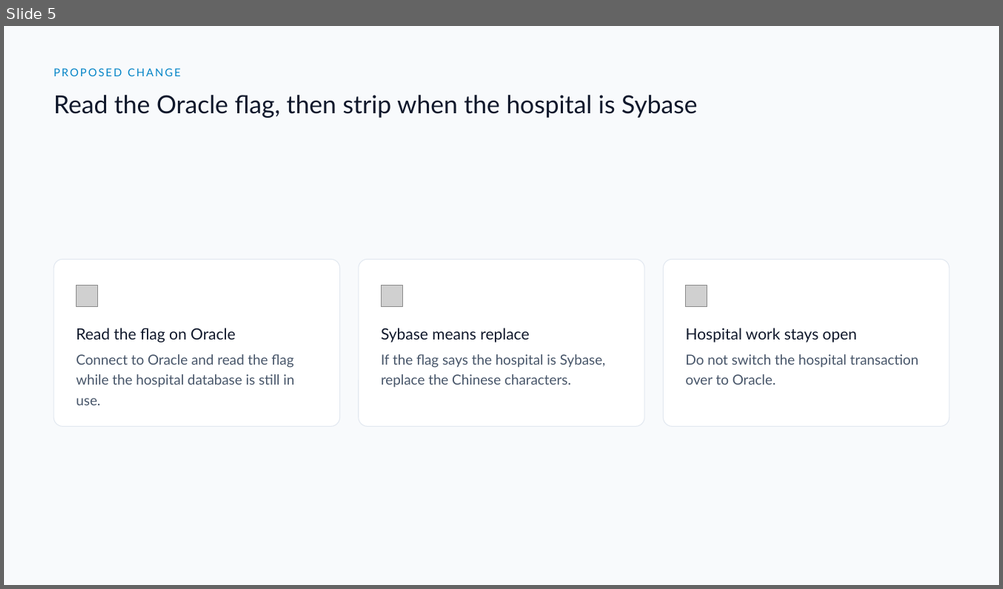
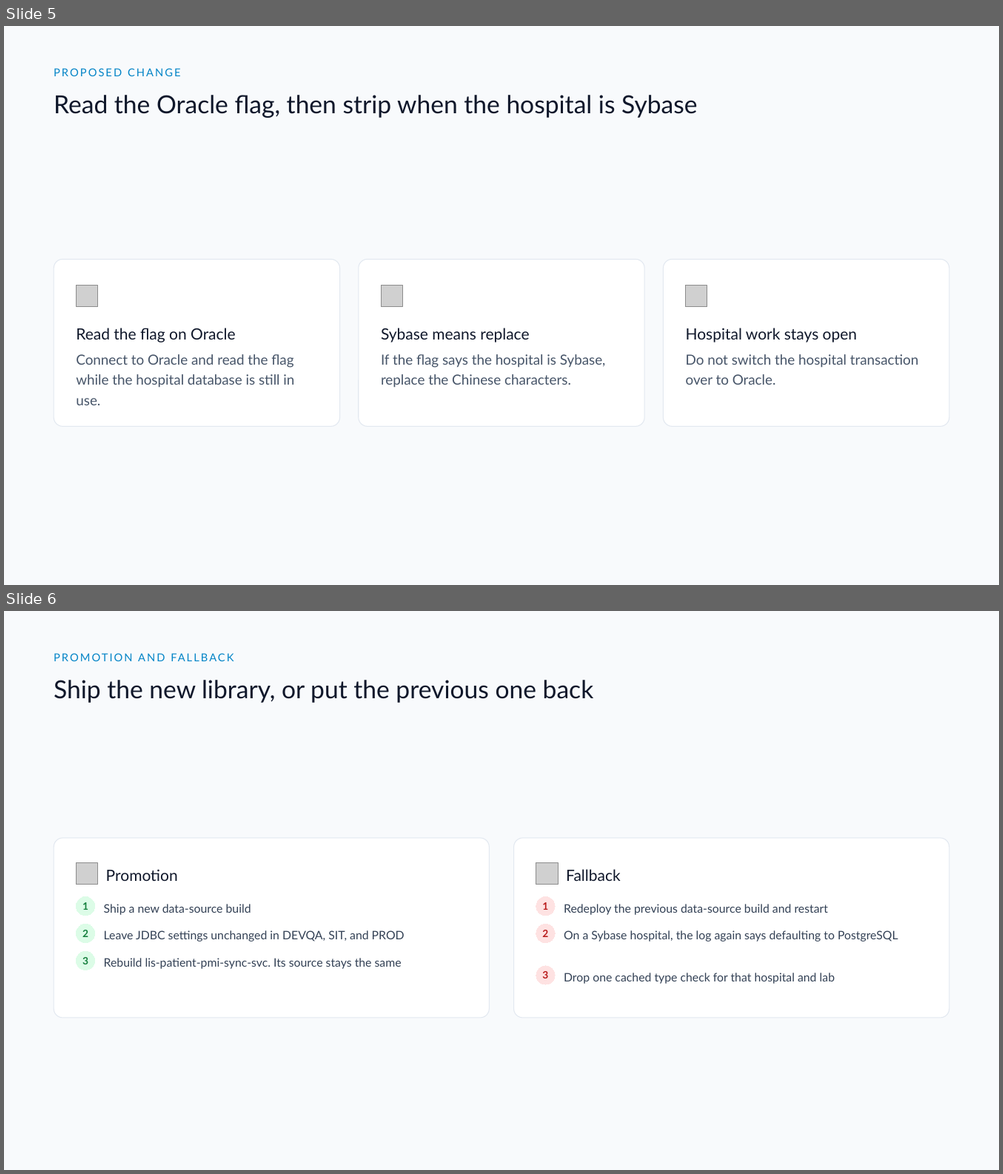
Before and after one commit to DragonChong/HA-Notes, a slide deck: SDLC/Projects/TMP-oracle-route-lookup — Oracle route lookup/assets/Oracle route lookup.pptx. Shown one above the other, each under a label of ours: slide 5 before the commit, slides 5 and 6 after it. The pictures are 1003x589 and 1003x1174 pixels, drawn with LibreOffice and Linux fonts; fonts in the diff are those of the drawing; grey boxes stand for pictures. Boxes give left, top, right and bottom in pixels: in the first picture for what was removed or moved away, otherwise in the second. Text is boxed around its words. In the diff, an @@ line names an element or a change of style, - is before the commit and + after.

```diff
--- a/SDLC/Projects/TMP-oracle-route-lookup — Oracle route lookup/assets/Oracle route lookup.pptx
+++ b/SDLC/Projects/TMP-oracle-route-lookup — Oracle route lookup/assets/Oracle route lookup.pptx
@@ slide 6 added at (4, 611, 999, 1170), background #F8FAFC @@
@@ text added at (54, 648, 949, 667), 10.5 pt, text #0284C7 @@
+PROMOTION AND FALLBACK
@@ text added at (54, 680, 594, 703), 24 pt, text #0F172A @@
+Ship the new library, or put the previous one back
@@ rounded rectangle added at (54, 838, 489, 1017), fill #FFFFFF, outline #E2E8F0 0.75 pt @@
@@ rounded rectangle added at (514, 838, 948, 1017), fill #FFFFFF, outline #E2E8F0 0.75 pt @@
@@ picture added at (77, 863, 98, 885) @@
@@ text added at (106, 869, 178, 881), 15 pt, text #0F172A @@
+Promotion
@@ picture added at (536, 863, 558, 885) @@
@@ text added at (566, 869, 620, 881), 15 pt, text #0F172A @@
+Fallback
@@ ellipse added at (77, 897, 95, 915), fill #DCFCE7, outline #DCFCE7 0.75 pt, 9.8 pt, text #15803D, bold @@
+1
@@ ellipse added at (536, 897, 555, 915), fill #FEE2E2, outline #FEE2E2 0.75 pt, 9.8 pt, text #B91C1C, bold @@
+1
@@ text added at (104, 904, 251, 915), 11.2 pt, text #334155 @@
+Ship a new data-source build
@@ text added at (563, 904, 828, 915), 11.2 pt, text #334155 @@
+Redeploy the previous data-source build and restart
@@ ellipse added at (77, 924, 95, 943), fill #DCFCE7, outline #DCFCE7 0.75 pt, 9.8 pt, text #15803D, bold @@
+2
@@ text added at (104, 931, 404, 942), 11.2 pt, text #334155 @@
+Leave JDBC settings unchanged in DEVQA, SIT, and PROD
@@ ellipse added at (536, 924, 555, 943), fill #FEE2E2, outline #FEE2E2 0.75 pt, 9.8 pt, text #B91C1C, bold @@
+2
@@ text added at (563, 931, 898, 942), 11.2 pt, text #334155 @@
+On a Sybase hospital, the log again says defaulting to PostgreSQL
@@ ellipse added at (77, 952, 95, 971), fill #DCFCE7, outline #DCFCE7 0.75 pt, 9.8 pt, text #15803D, bold @@
+3
@@ text added at (104, 958, 401, 969), 11.2 pt, text #334155 @@
+Rebuild lis-patient-pmi-sync-svc. Its source stays the same
@@ ellipse added at (536, 966, 555, 985), fill #FEE2E2, outline #FEE2E2 0.75 pt, 9.8 pt, text #B91C1C, bold @@
+3
@@ text added at (563, 973, 834, 984), 11.2 pt, text #334155 @@
+Drop one cached type check for that hospital and lab
```
Also in this commit, not shown: 1 slide changed, 2 slides removed, 5 other files.
